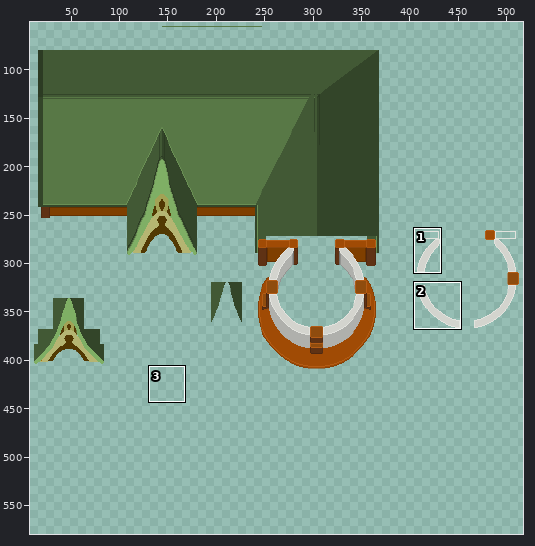
Two versions of one pixel-art file, img/inn.ase. Above: a wide view before the commit, with the close-up outlined.
Close-up. Earlier state:
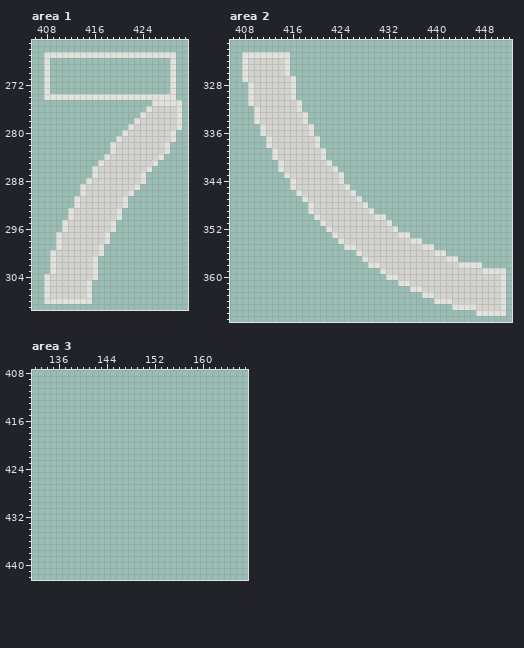
640x640 pixels, 1 frame. Colours within 5 levels of each other are drawn and written as one. Shown: area 1: x 406..431, y 265..309; area 2: x 406..452, y 321..367; area 3: x 132..167, y 408..442. The wide view leaves out empty margins. The commit also changed other parts of the picture, which this record leaves out.
Once edited:
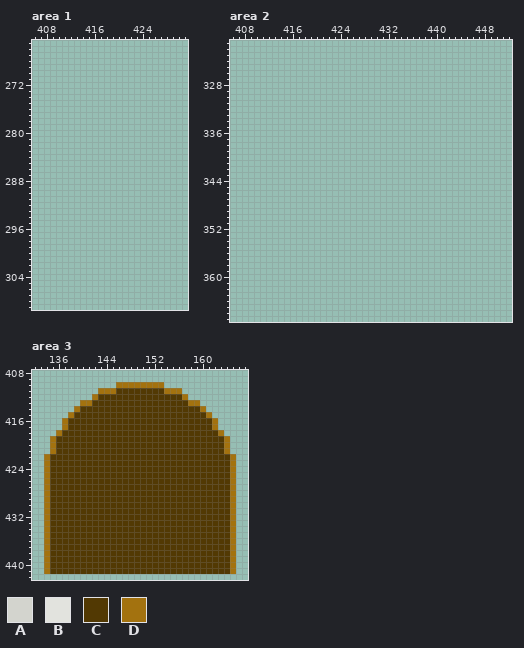
Palette (. is transparent): A #d3d4ce  B #e2e3de  C #523903  D #a3720f
From the commit log: wip: inn, working on lvl2/roof
Difference:
layer "lvl1.2" now shown
Changed rows in their new state; - is an unchanged pixel.
Area 1, layer "lvl2.1":
first column x 408:
267 ......................-
268 .--------------------.-
269 .--------------------.-
270 .--------------------.-
271 .--------------------.-
272 .--------------------.-
273 .--------------------.-
274 ......................-
275 ------------------.....
276 -----------------......
277 ----------------.......
278 ---------------........
279 --------------.........
280 -------------.........-
281 ------------..........-
282 -----------..........--
283 -----------..........--
284 ----------..........---
285 ---------..........----
286 --------..........-----
287 --------.........------
288 -------..........------
289 ------..........-------
290 ------.........--------
291 -----.........---------
292 -----.........---------
293 ----.........----------
294 ----.........----------
295 ---.........-----------
296 ---.........-----------
297 --.........------------
298 --.........------------
299 --........-------------
300 -.........-------------
301 -........--------------
302 -........--------------
303 -........--------------
304 .........--------------
305 ........---------------
306 ........---------------
307 ........---------------
308 ........---------------
Area 2, layer "lvl2.1":
first column x 408:
323 ........------------------------------------
324 ........------------------------------------
325 ........------------------------------------
326 ........------------------------------------
327 .........-----------------------------------
328 -........-----------------------------------
329 -........-----------------------------------
330 -........-----------------------------------
331 -.........----------------------------------
332 --........----------------------------------
333 --.........---------------------------------
334 --.........---------------------------------
335 ---.........--------------------------------
336 ---.........--------------------------------
337 ----.........-------------------------------
338 ----.........-------------------------------
339 -----.........------------------------------
340 -----.........------------------------------
341 ------.........-----------------------------
342 ------..........----------------------------
343 -------..........---------------------------
344 --------.........---------------------------
345 --------..........--------------------------
346 ---------..........-------------------------
347 ----------..........------------------------
348 -----------..........-----------------------
349 -----------...........----------------------
350 ------------............--------------------
351 -------------............-------------------
352 --------------............------------------
353 ---------------.............----------------
354 ----------------..............--------------
355 -----------------...............------------
356 -------------------...............----------
357 --------------------................--------
358 ---------------------...................----
359 -----------------------.....................
360 ------------------------....................
361 --------------------------..................
362 ----------------------------................
363 ------------------------------..............
364 --------------------------------............
365 -----------------------------------.........
366 ---------------------------------------.....
Area 3, layer "lvl1.2":
first column x 134:
410 ------------DDDDDDDD------------
411 ---------DDDCCCCCCCCDDD---------
412 --------DCCCCCCCCCCCCCCD--------
413 ------DDCCCCCCCCCCCCCCCCDD------
414 -----DCCCCCCCCCCCCCCCCCCCCD-----
415 ----DCCCCCCCCCCCCCCCCCCCCCCD----
416 ---DCCCCCCCCCCCCCCCCCCCCCCCCD---
417 ---DCCCCCCCCCCCCCCCCCCCCCCCCD---
418 --DCCCCCCCCCCCCCCCCCCCCCCCCCCD--
419 -DCCCCCCCCCCCCCCCCCCCCCCCCCCCCD-
420 -DCCCCCCCCCCCCCCCCCCCCCCCCCCCCD-
421 -DCCCCCCCCCCCCCCCCCCCCCCCCCCCCD-
422 DCCCCCCCCCCCCCCCCCCCCCCCCCCCCCCD
423 DCCCCCCCCCCCCCCCCCCCCCCCCCCCCCCD
424 DCCCCCCCCCCCCCCCCCCCCCCCCCCCCCCD
425 DCCCCCCCCCCCCCCCCCCCCCCCCCCCCCCD
426 DCCCCCCCCCCCCCCCCCCCCCCCCCCCCCCD
427 DCCCCCCCCCCCCCCCCCCCCCCCCCCCCCCD
428 DCCCCCCCCCCCCCCCCCCCCCCCCCCCCCCD
429 DCCCCCCCCCCCCCCCCCCCCCCCCCCCCCCD
430 DCCCCCCCCCCCCCCCCCCCCCCCCCCCCCCD
431 DCCCCCCCCCCCCCCCCCCCCCCCCCCCCCCD
432 DCCCCCCCCCCCCCCCCCCCCCCCCCCCCCCD
433 DCCCCCCCCCCCCCCCCCCCCCCCCCCCCCCD
434 DCCCCCCCCCCCCCCCCCCCCCCCCCCCCCCD
435 DCCCCCCCCCCCCCCCCCCCCCCCCCCCCCCD
436 DCCCCCCCCCCCCCCCCCCCCCCCCCCCCCCD
437 DCCCCCCCCCCCCCCCCCCCCCCCCCCCCCCD
438 DCCCCCCCCCCCCCCCCCCCCCCCCCCCCCCD
439 DCCCCCCCCCCCCCCCCCCCCCCCCCCCCCCD
440 DCCCCCCCCCCCCCCCCCCCCCCCCCCCCCCD
441 DCCCCCCCCCCCCCCCCCCCCCCCCCCCCCCD
Where, in picture pixels (left, top, right, bottom), the same in both close-ups:
erased: (44, 52, 182, 304)
erased: (242, 52, 506, 316)
added: (44, 382, 236, 574)
